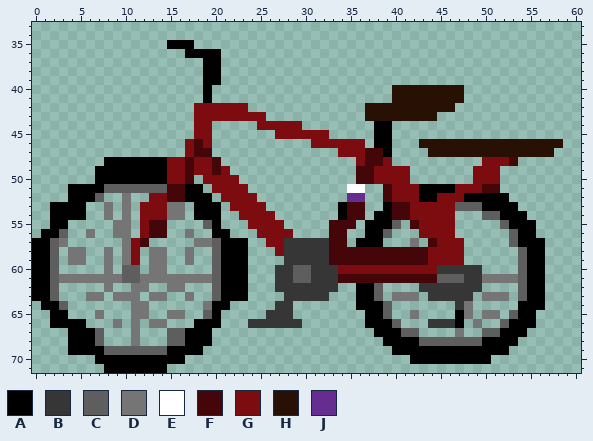
Sprite sheet, stored at sprites/spr_player_leftbike/layers/3496b570-f098-45f2-9b83-b9c406afece8/a3495f92-b50b-4aaf-b8c4-b92da9fa8400.png. Above, as it was before the edit.
The file is 92x72 pixels. Shown: x 0..60, y 33..71.
Palette (. is transparent): A #000000  B #363636  C #5e5e5e  D #757575  E #ffffff  F #440608  G #7c0c10  H #281004  J #662d91
Pixels before, first column x 0:
35 ...............AAA.........................................
36 .................AAAA......................................
37 ...................AA......................................
38 ...................AA......................................
39 ...................AA......................................
40 ...................A....................HHHHHHHH...........
41 ...................A....................HHHHHHHH...........
42 ..................GGGGGG.............HHHHHHHHHH............
43 ..................GGGGGGGG...........HHHHHHHH..............
44 ..................GG.....GGGGG........AA...................
45 ..................GG.......GGGGGG.....AA...................
46 .................GFG...........GGGGGG.AA...HHHHHHHHHHHHHHHH
47 .................GFF..............GGGFFA....HHHHHHHHHHHHHH.
48 ........AAAAAAAGGFGGF...............GFFG..........GGGF.....
49 .......AAAAAAAAGGFGGFG..............FFGGGG.......GGG.......
50 .......AAAAAAAAGGF.GGGG.............FFGGGG.......GGG.......
51 ....AAAACCCCCCCFFAA.GGGG...........EE..FGGGAAAAGGGFF.......
52 ....AAAC..D..GGFFAAA.GGGG..........JJ..FGGGAAGGGAAAAA......
53 ..AAAA..D.D.GGGDD.AAA.GGGG........AFF..AFFGGGGGCCCAAAA.....
54 ..AAAA..D.D.GGGDD.AAA..GGGG.......AFF.AAFFGGGGG...CCAAA....
55 ..AA.....DD.GFF....CA...GGGG.....FFF.AAAC.FGGGG.....CAAA...
56 .AAC..D..DD.GFF..D..AA...GGGG....FF..AAC...GGGG......CAA...
57 AACD......DGF.....DDCAAA..GGBBBBBFF.AAA...D.FGGG.....CAAA..
58 AAC.DD..D.DG.DD..D..CAAA...GBBBBBFFFFFFFFFFFGGGG......CAA..
59 AAC.DD..D.DG.DD..D..CAAA....BBBBBFFFFFFFFFFFGGGG......CAA..
60 AAC.....D.CC.DD.....CAAA...BBCCBBBGGGGGGGGGGGBBBBB....CAA..
61 AACDDDDDDDCCDDDDDDDDCAAA...BBCCBBBFFFFFFFFFFFCCCBBDDDDCAA..
62 AAC.....D..DD..DD...CAAA...BBBBBBB..AAC....BBBBBBB....CAA..
63 AAC...DD.DDD.DD..D..CAAA....BBBBB...AAC.DDD.BBBBB.DDD.CAA..
64 .AAC.......DD......DAA.....BB.......AAAC.......BD.....AAA..
65 ..AA...D...DD..DD..CA.....BBB........AAC..D....AD.DD.CAA...
66 ..AAAA...D.D.DD...AAA...BBBBBB.......AAAC...BBBA.D..CAAA...
67 ....AAAC...D...CCAAA..................AAACC....D..CCAAA....
68 ....AAAC...D...CCAAA...................AAAACCCCCCCAAAA.....
69 ....AAAACCCCCCCAAAA.....................AAAAAAAAAAAAA......
70 .......AAAAAAAAAA.........................AAAAAAAAA........
71 ........AAAAAAA............................................
And afterwards:
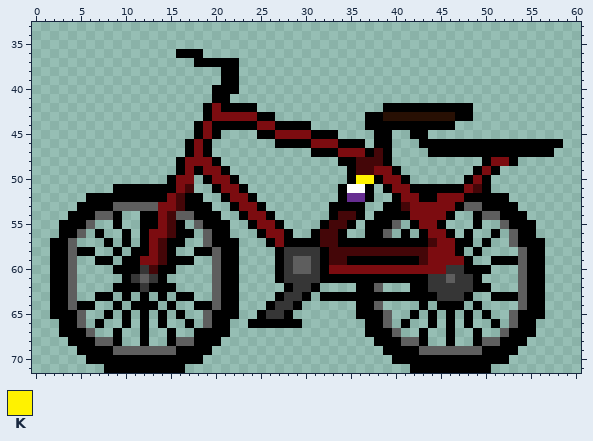
Colours new in this view: K #fff200
Change:
Changed rows in their new state; - is an unchanged pixel.
first column x 0:
35 ---------------...-----------------------------------------
36 ----------------A--..--------------------------------------
37 ------------------A--AA------------------------------------
38 -------------------..AA------------------------------------
39 -------------------..AA------------------------------------
40 -------------------.AAA-----------------........-----------
41 -------------------.AA------------------........-----------
42 ------------------.A-AAAA------------..AAAAAAAAAA----------
43 ------------------.A-----AA----------AA------HHAA----------
44 ------------------A-AAAAA--AAAA------A--AAAAAAA------------
45 ------------------A-A----AA----AAA--------AA---------------
46 -----------------AGA-------AAAA---AAA------AAAAAAAAAAAAAAAA
47 -----------------AGA-----------AAA---A------AAAAAAAAAAAAAA-
48 --------........AG--A-------------AAF--A----------A--A-----
49 -------.........AGA-GA-------------A----A.-------A-A-------
50 -------........A-G-A--A------------AKKA--A------A-A.-------
51 ----.....AAAAAAAGF.-A--A----------A--A-A--A----A-FA.-------
52 ----..-AAAAAAAAG---.-A--A---------A--A-.A------------------
53 --...-AAACCCCC-GFA--.-A--A-------A-AA---A------A-----------
54 --..--ACCA.-AA-FCC-----A--A------AF-A---AA----A--A---------
55 --.-AAC--A.-AAGFA-CA-A--A--A----A--A------A--A.--A---------
56 -..AAC.A-.A-AGGFAA-C-----A--A--AF-A------A-A--A-A--A-------
57 ..AAC---A-A.AGFAA-.CA--.--A-AAAAF-AA---AAAAA---AA-A--------
58 ..AACAA-.A.AAGFA-.AA---.---A----A--------------A-A---------
59 ..AAC.-AA-AAGGFAAA-----.---A-CC-A--AAAAAAAA-----A--AAA-----
60 ..AAC---.AAABFAA-------.---A----AG-----------G--AAA--------
61 ..AAC.....ABCBA.....---.---A-BB-AAAAAAAAAAAABB-B-A....-----
62 ..AAC---.AAABAAA.------.---.A--A..--------AA-----AA--------
63 ..AAC-.AA.A.A.A-AA-----.---A--A.AAAA--AAAAAAA---A-.AAA-----
64 -.-ACAA--A-AAA-A--AAC-A---A--A--------C.---A-AAA.A----C----
65 ----AC-.A-A.A-A.A----AA--A--A-------A-----A-A-A.A-A.----A--
66 --.--C-A-.A.A.A--A.C-A--AAAAAA---------C.A--A.A.A.-A.C-----
67 ---A--C.-A-.A--A..--AA---------------A--C..A--A.-A..C--A---
68 --------CA-.A--A-C--A-----------------A--CCA..A..ACC--A----
69 ----.---A------C---A-------------------A---CCCCCCC---A-----
70 ------A----------AA---------------------AA---------AA------
71 ---------------AA-------------------------AAAAAAAAA--------
Changed places in both pictures, as pixel boxes (x1, y1, x2, y2):
changed: (32, 40, 563, 373)
